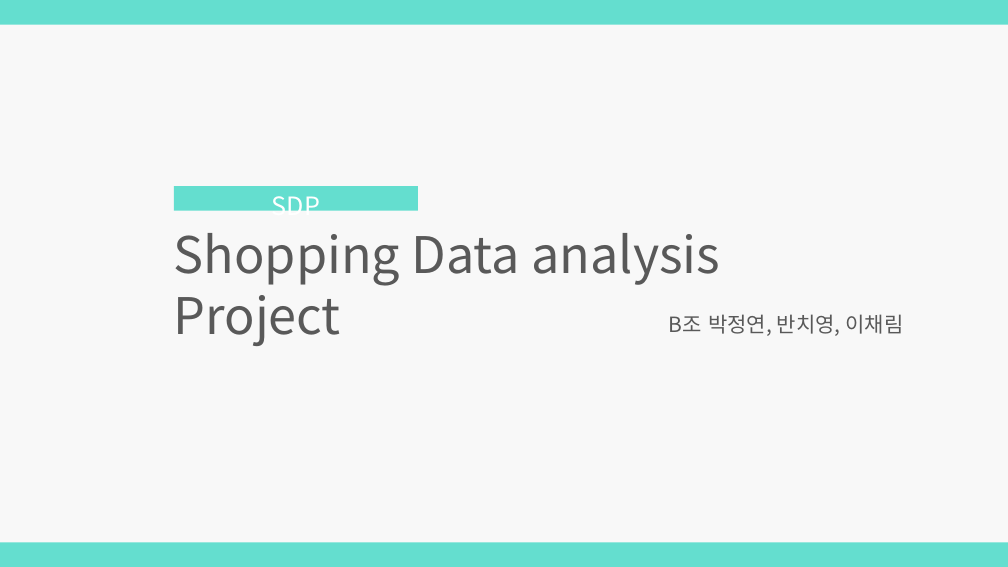
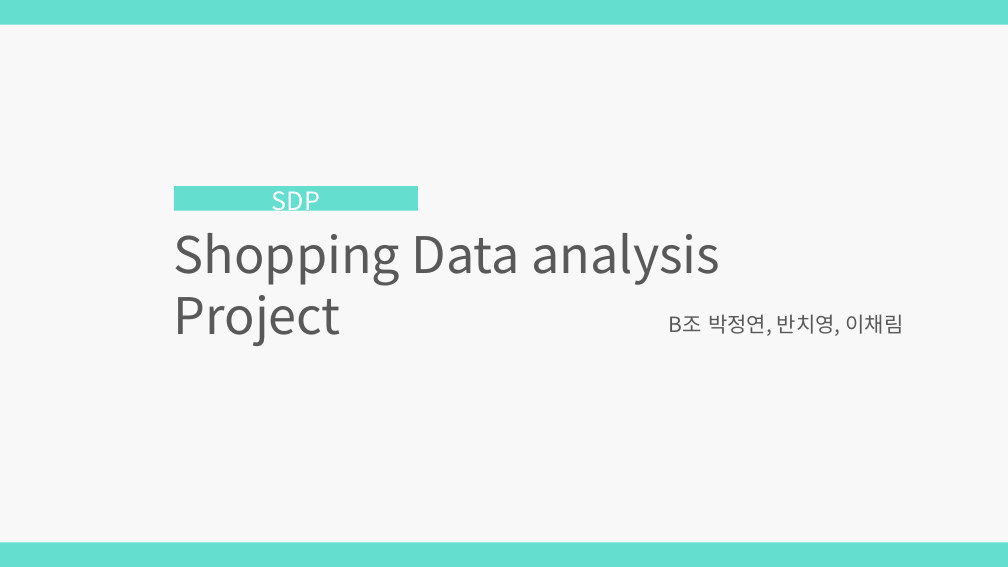
Before and after one commit to cldud400/fintech_1st_project, a slide deck: slide 1 of SDP - B조.pptx. Drawn at 1008x567 pixels with LibreOffice and Linux fonts; fonts in the diff are those of the drawing. Boxes give left, top, right and bottom in pixels: in the first picture for what was removed or moved away, otherwise in the second. Text is boxed around its words. In the diff, an @@ line names an element or a change of style, - is before the commit and + after.

```diff
--- a/SDP - B조.pptx
+++ b/SDP - B조.pptx
@@ text "SDP": place and size @@
-text "SDP" at (272,189,320,222)
+text "SDP" at (272,185,320,218)
```
Also in this commit, not shown: 1 other slide changed, 5 other files.
